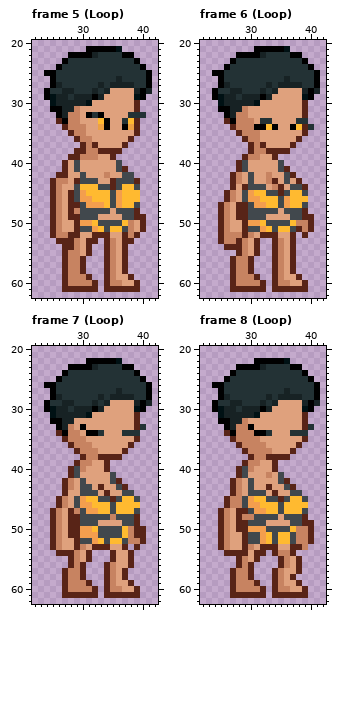
A pixel-art file gets an edit: NPC/Sasha.ase. The picture above is the old version.
64x64 pixels, 18 frames. Colours within 5 levels of each other are drawn and written as one. Shown: frame 5 (Loop): x 22..42, y 20..62; frame 6 (Loop): x 22..42, y 20..62; frame 7 (Loop): x 22..42, y 20..62; frame 8 (Loop): x 22..42, y 20..62. The commit also changed other frames, which this record leaves out.
And afterwards:
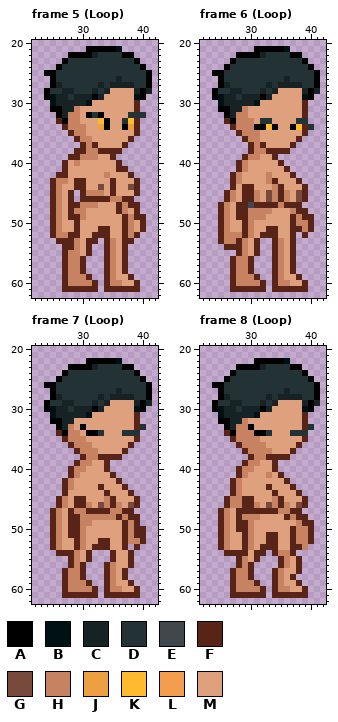
Palette (. is transparent): A #000000  B #001114  C #172224  D #233235  E #41484d  F #582417  G #784a3b  H #c78361  J #eda042  K #ffba30  L #f39e4e  M #dfa17d
Changes in this commit:
layer "Clothes" now hidden
Changed rows in their new state; - is an unchanged pixel.
Frame 5 (Loop):
first column x 29:
40 H------F---
41 M------F---
42 -M------MF-
43 -FMM---MMM-
44 FFMMGM-MMGF
45 .FHHHMFMMMF
46 .FFFFFHHFF.
47 -HHHMMMFHFF
48 -HMMMM-FHM-
49 -HMM----FH-
50 -MMMMMMMF--
51 -MMMFFMMF--
Frame 6 (Loop):
first column x 29:
40 H-----F----
41 H-----M----
42 -M-----M---
43 -M-----M---
44 -FMM----MM-
45 FFHMGH-HMGF
46 FFHMGHFHMGF
47 --FFFFHFFF.
48 -HHHHM-MHF-
49 -HHH----FH-
50 -HMMMMMMF--
51 -HMMFFMMF--
Frame 7 (Loop):
first column x 29:
40 H----------
41 H-----F----
42 -M----M----
43 -MM----M---
44 -MMM----MF-
45 FFMMMH-MMMF
46 FFHMGHFHMGF
47 -HFFFFHHFF.
48 -HHHHH-FHF-
49 -HHM----FH-
50 -HMMMMMMF--
51 -HMMMMMMF--
52 -HMMFFMMF--
Frame 8 (Loop):
first column x 29:
40 H----------
41 H-----F----
42 -M----M----
43 -M-----M---
44 -MMM----MF-
45 FFMMMH-MMMF
46 FFHMGHFHMGF
47 -FFFFFHHFF.
48 --HMMM-FHF-
49 -HMM----MH-
50 -HMMMMMMF--
51 -HMMFFMMF--
52 -HMMFFMMF--
